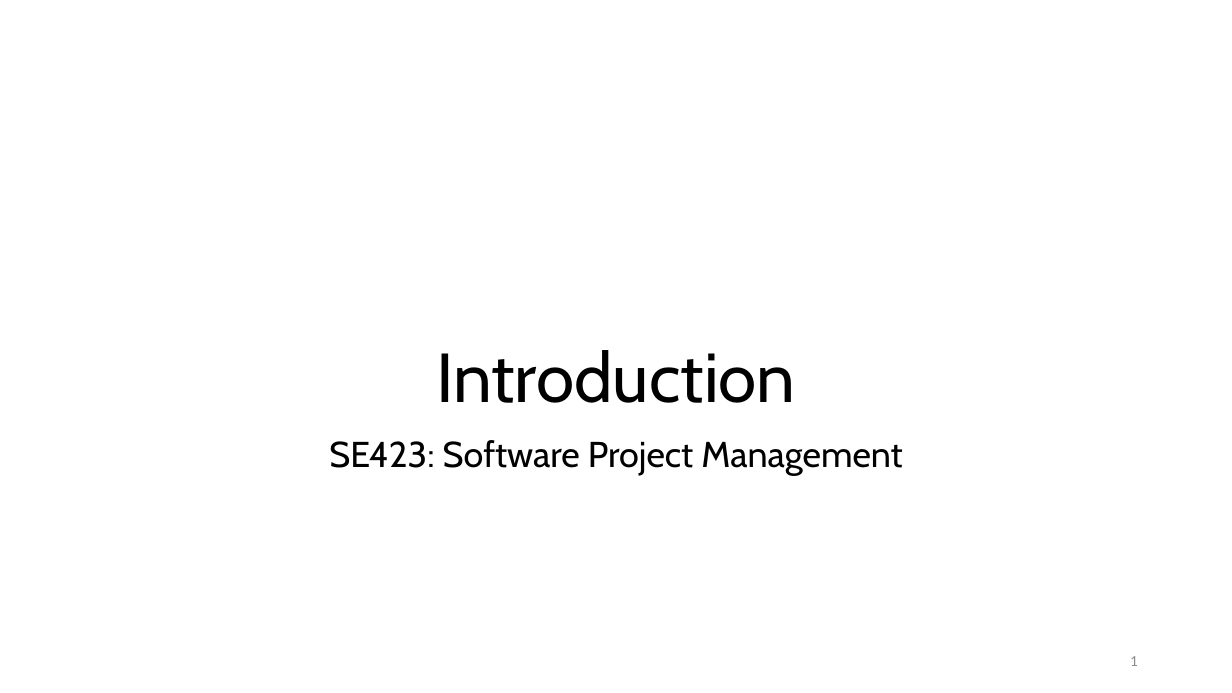
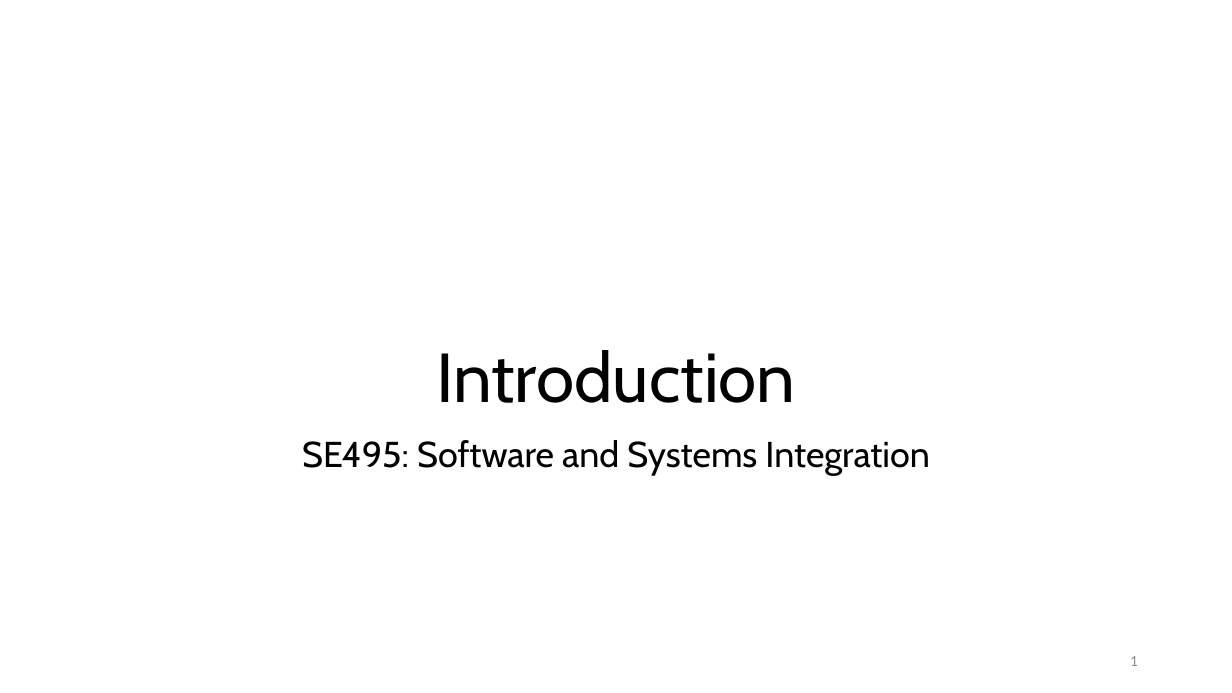
Before and after one commit to malenezi/malenezi, a slide deck: slide 1 of SE495/Lectures/1-Introduction/Introduction.pptx. Drawn at 1232x693 pixels with LibreOffice and Linux fonts; fonts in the diff are those of the drawing; background and template pictures are left out. Boxes give left, top, right and bottom in pixels: in the first picture for what was removed or moved away, otherwise in the second. Text is boxed around its words. In the diff, an @@ line names an element or a change of style, - is before the commit and + after.

```diff
--- a/SE495/Lectures/1-Introduction/Introduction.pptx
+++ b/SE495/Lectures/1-Introduction/Introduction.pptx
@@ subtitle at [302,440,930,476]: text changed @@
-SE423: Software Project Management
+SE495: Software and Systems Integration
```
Also in this commit, not shown: 8 other slides changed, 28 slides added, 71 slides removed, 8 other files.
